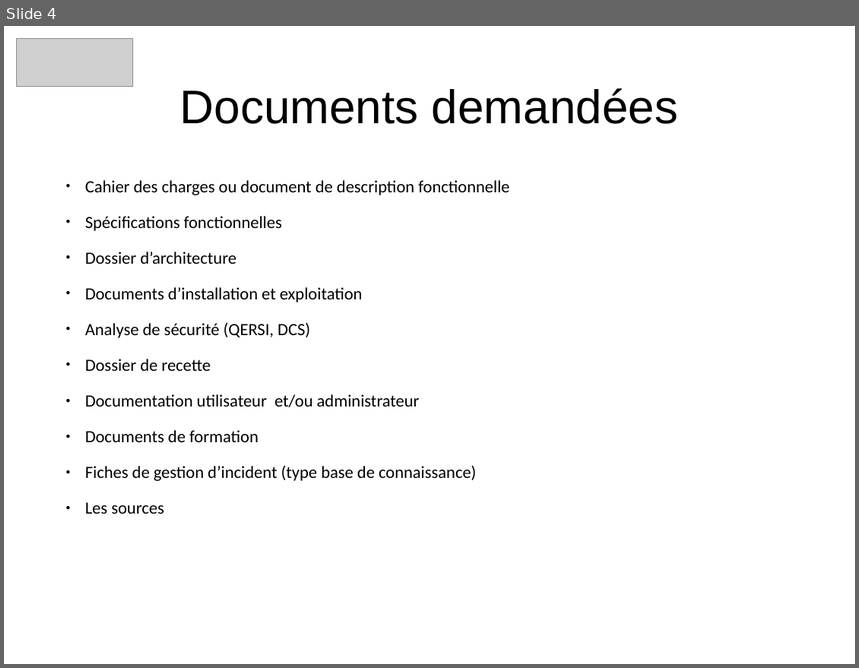
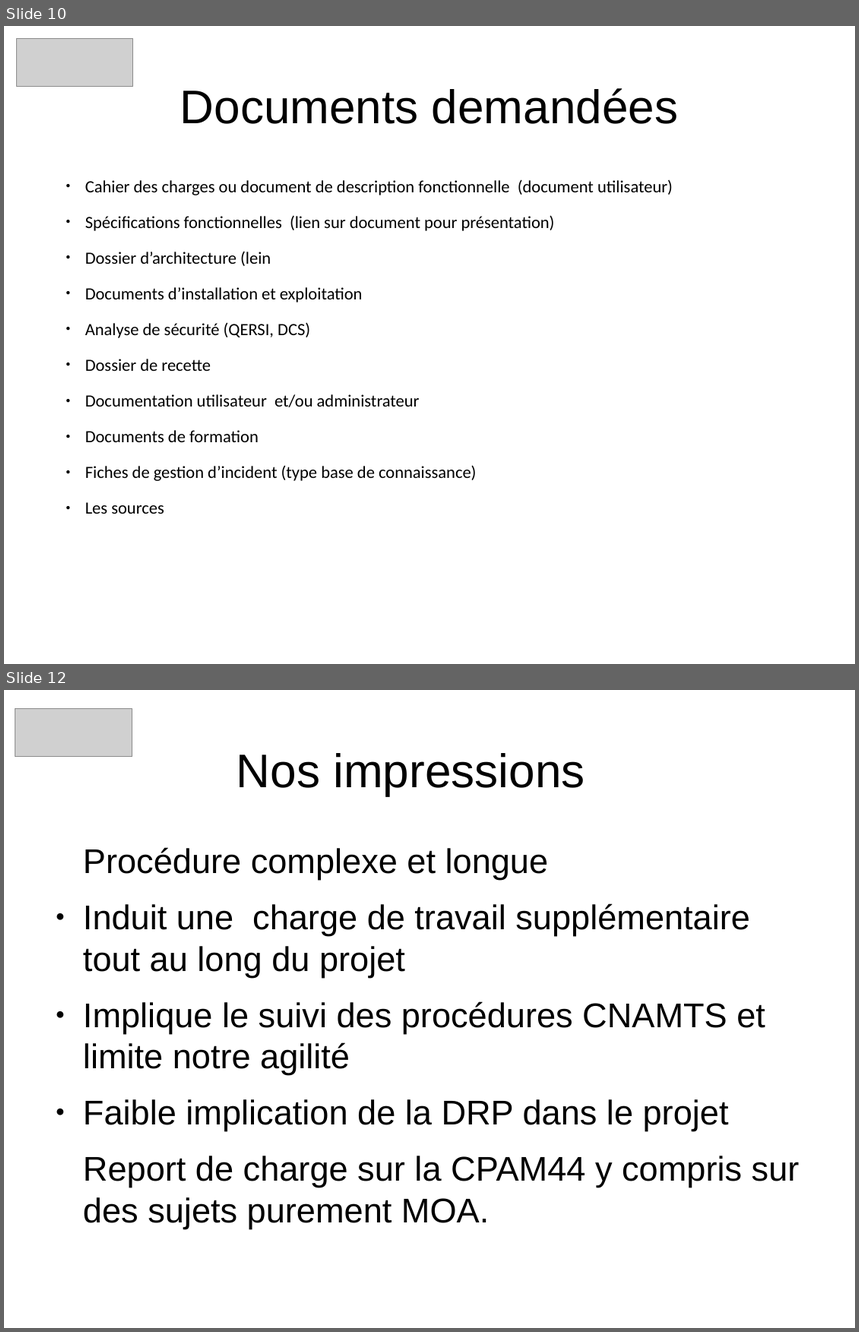
Before and after one commit to heylve/current, a slide deck: Rencontre_devs/pres_labellisation_10_2017.odp. Shown one above the other, each under a label of ours: slide 4 before the commit, slides 10 and 12 after it; the slides between them are not shown. The pictures are 859x668 and 859x1332 pixels, drawn with LibreOffice and Linux fonts; fonts in the diff are those of the drawing; grey boxes stand for pictures. Boxes give left, top, right and bottom in pixels: in the first picture for what was removed or moved away, otherwise in the second. Text is boxed around its words. In the diff, an @@ line names an element or a change of style, - is before the commit and + after.

```diff
--- a/Rencontre_devs/pres_labellisation_10_2017.odp
+++ b/Rencontre_devs/pres_labellisation_10_2017.odp
@@ slide 12 added at bbox=[4, 690, 855, 1328], background #FFFFFF @@
@@ picture added at bbox=[15, 708, 132, 756] @@
@@ title added at bbox=[237, 753, 585, 796], 44 pt, text #000000 @@
+Nos impressions
@@ text added at bbox=[83, 847, 800, 1229], 32 pt, text #000000 @@
+Procédure complexe et longue
+● Induit une charge de travail supplémentaire tout au long du projet
+● Implique le suivi des procédures CNAMTS et limite notre agilité
+● Faible implication de la DRP dans le projet
+Report de charge sur la CPAM44 y compris sur des sujets purement MOA.
@@ what was slide 4 is now slide 10 @@
@@ slide 10 changed as well @@
@@ text at bbox=[85, 180, 673, 266]: text changed @@
-● Cahier des charges ou document de description fonctionnelle
-● Spécifications fonctionnelles
-● Dossier d’architecture
+● Cahier des charges ou document de description fonctionnelle (document utilisateur)
+● Spécifications fonctionnelles (lien sur document pour présentation)
+● Dossier d’architecture (lein
```
Also in this commit, not shown: 2 other slides changed, 8 other slides added, 3 slides removed, 2 other files.
